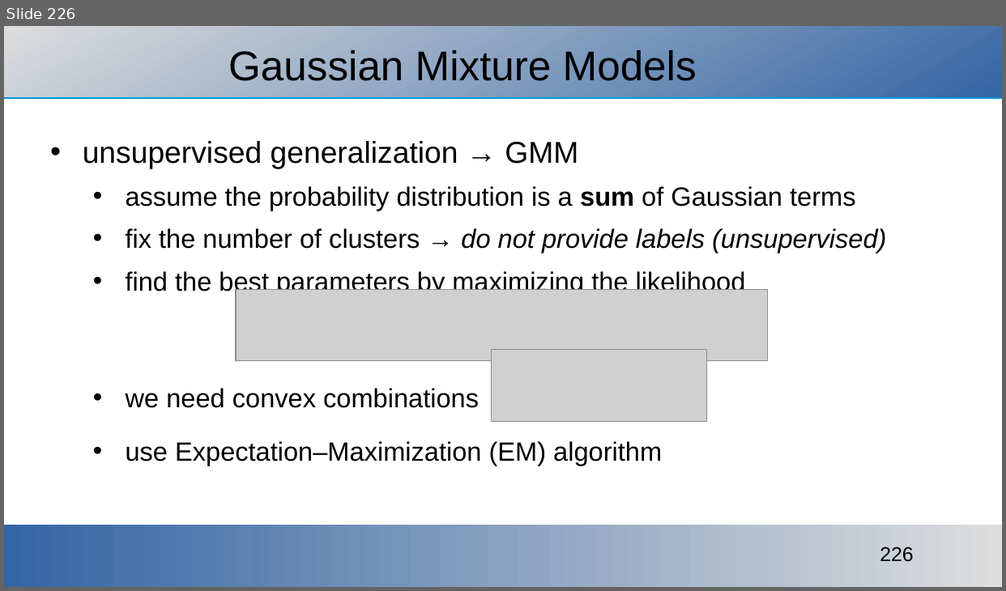
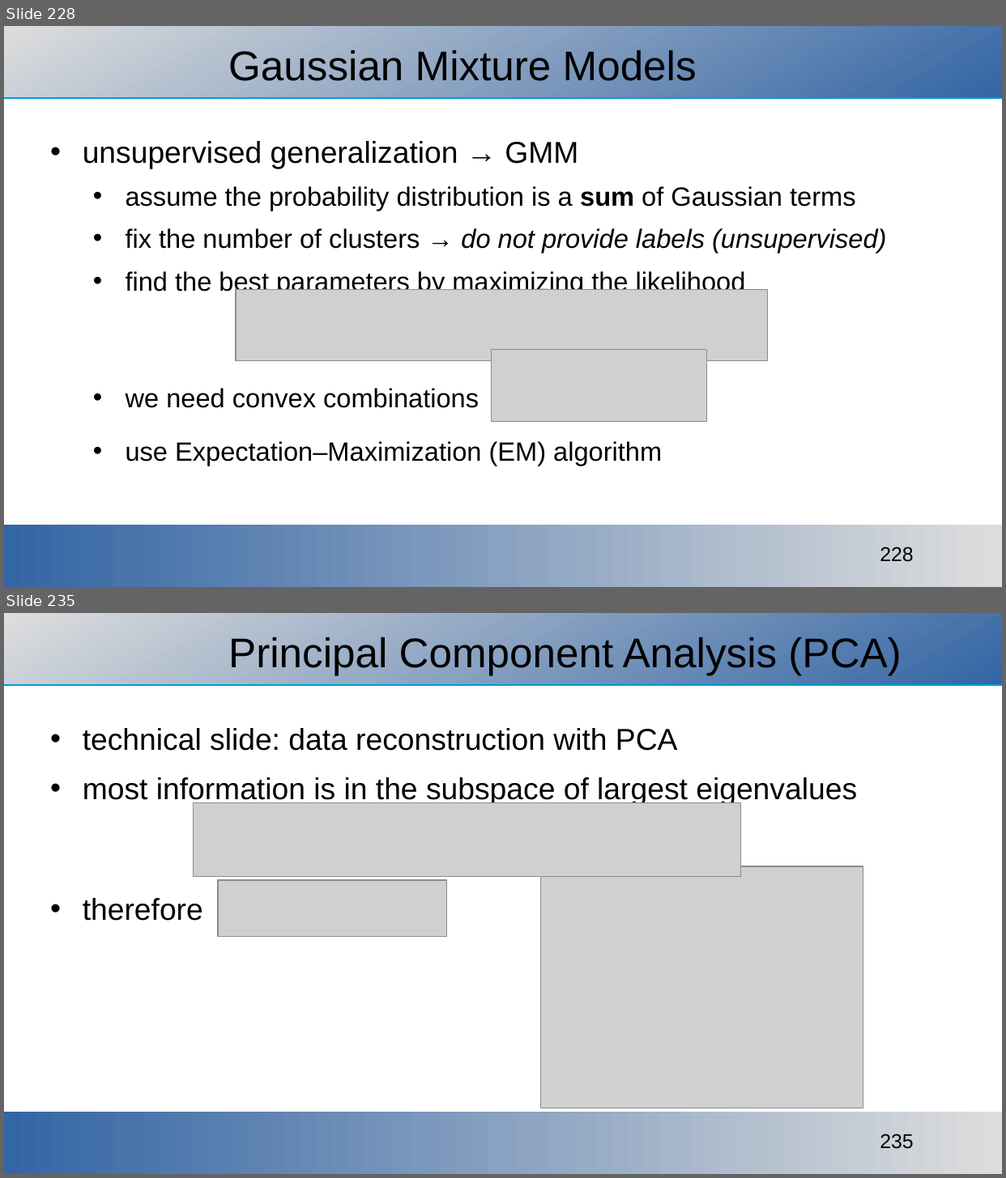
Before and after one commit to ajakovac/ML-in-Practice-I, a slide deck: ML in practice.odp. Shown one above the other, each under a label of ours: slide 226 before the commit, slides 228 and 235 after it; the slides between them are not shown. The pictures are 1006x591 and 1006x1178 pixels, drawn with LibreOffice and Linux fonts; fonts in the diff are those of the drawing; grey boxes stand for pictures; background and template pictures are left out. Boxes give left, top, right and bottom in pixels: in the first picture for what was removed or moved away, otherwise in the second. Text is boxed around its words. In the diff, an @@ line names an element or a change of style, - is before the commit and + after.

```diff
--- a/ML in practice.odp
+++ b/ML in practice.odp
@@ slide 235 added at (4,613,1002,1174), background #FFFFFF; not listed: 3 template elements that a slide beside it also shows @@
@@ title added at (228,637,901,675), 33 pt, text #000000 @@
+Principal Component Analysis (PCA)
@@ text added at (83,728,857,921), 24 pt, text #000000 @@
+• technical slide: data reconstruction with PCA
+• most information is in the subspace of largest eigenvalues
+• therefore
@@ picture added at (194,803,741,877) @@
@@ picture added at (541,867,863,1109) @@
@@ picture added at (218,880,447,936) @@
@@ what was slide 226 is now slide 228 @@
@@ page number at (880,547,913,562): text changed @@
-226
+228
```
Also in this commit, not shown: 3 slides changed, 8 other slides added, 1 slide removed, 9 other files.
